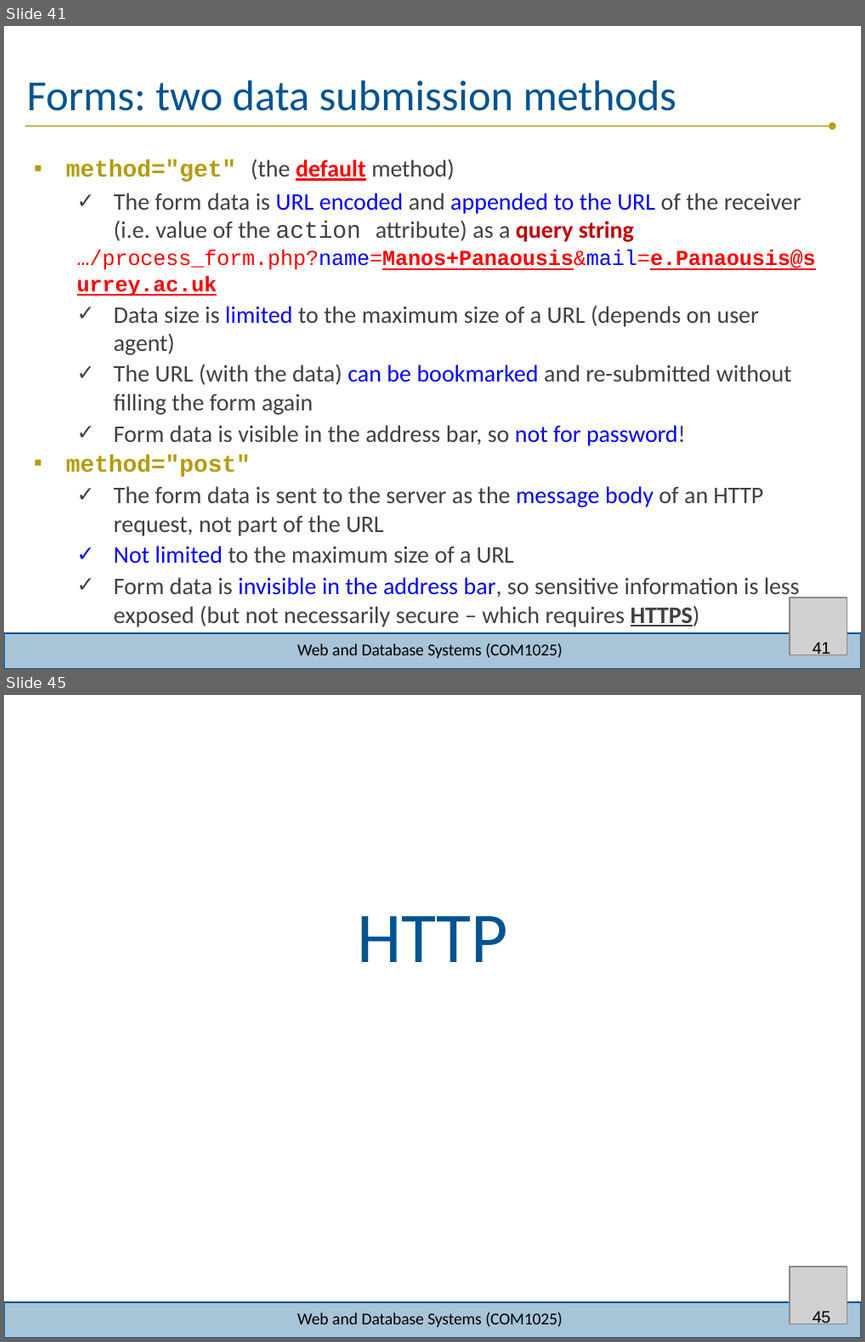
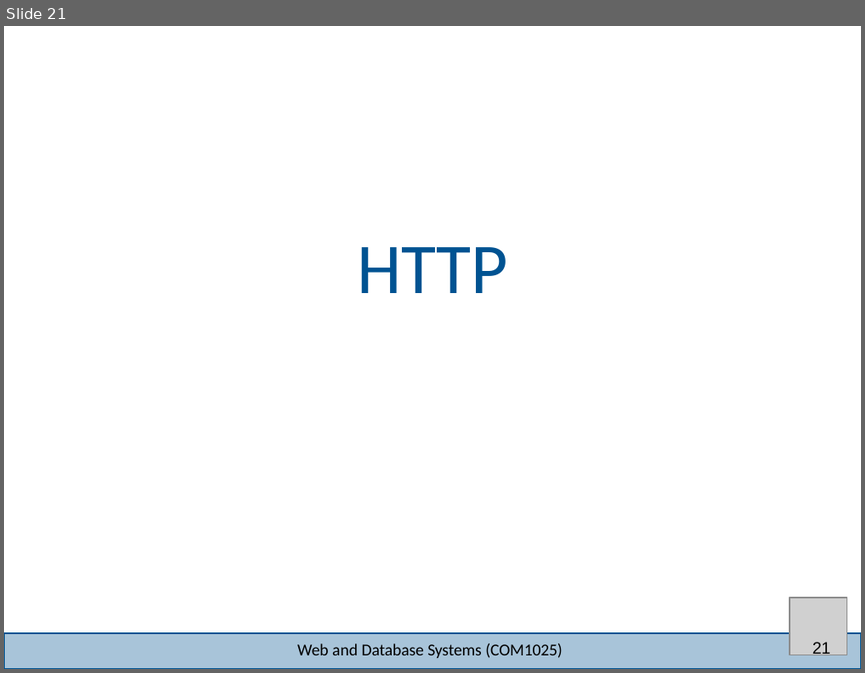
Before and after one commit to joeappleton18/WEB-AND-DATABASE-SYSTEMS, a slide deck: week-8/lecture/lecture.pptx. Shown one above the other, each under a label of ours: slides 41 and 45 before the commit, slide 21 after it; the slides between them are not shown. The pictures are 865x1342 and 865x673 pixels, drawn with LibreOffice and Linux fonts; fonts in the diff are those of the drawing; grey boxes stand for pictures; background and template pictures are left out. Boxes give left, top, right and bottom in pixels: in the first picture for what was removed or moved away, otherwise in the second. Text is boxed around its words. In the diff, an @@ line names an element or a change of style, - is before the commit and + after.

```diff
--- a/week-8/lecture/lecture.pptx
+++ b/week-8/lecture/lecture.pptx
@@ slide 41 removed at [4,26,861,669], background #FFFFFF; not listed: 2 template elements that a slide beside it also shows @@
@@ title removed at [27,80,676,111] @@
-Forms: two data submission methods
@@ freeform shape removed at [25,122,836,129] @@
@@ text removed at [66,159,816,600] @@
-▪ method="get" (the default method)
-  ✓ The form data is URL encoded and appended to the URL of the receiver (i.e. value of the action attribute) as a query string
-…/process_form.php?name=Manos+Panaousis&mail=e.Panaousis@s urrey.ac.uk
-  ✓ Data size is limited to the maximum size of a URL (depends on user agent)
-  ✓ The URL (with the data) can be bookmarked and re-submitted without filling the form again
-  ✓ Form data is visible in the address bar, so not for password!
-▪ method="post"
-  ✓ The form data is sent to the server as the message body of an HTTP request, not part of the URL
-  ✓ Not limited to the maximum size of a URL
-  ✓ Form data is invisible in the address bar, so sensitive information is less exposed (but not necessarily secure – which requires HTTPS)
@@ picture removed at [789,597,847,655] @@
@@ text removed at [297,643,562,658] @@
-Web and Database Systems (COM1025)
@@ page number removed at [812,641,830,655] @@
-41
@@ what was slide 45 is now slide 21 @@
@@ page number at [812,641,830,655]: text changed @@
-45
+21
```
Also in this commit, not shown: 10 slides changed, 3 slides added, 28 other slides removed, 20 other files.
